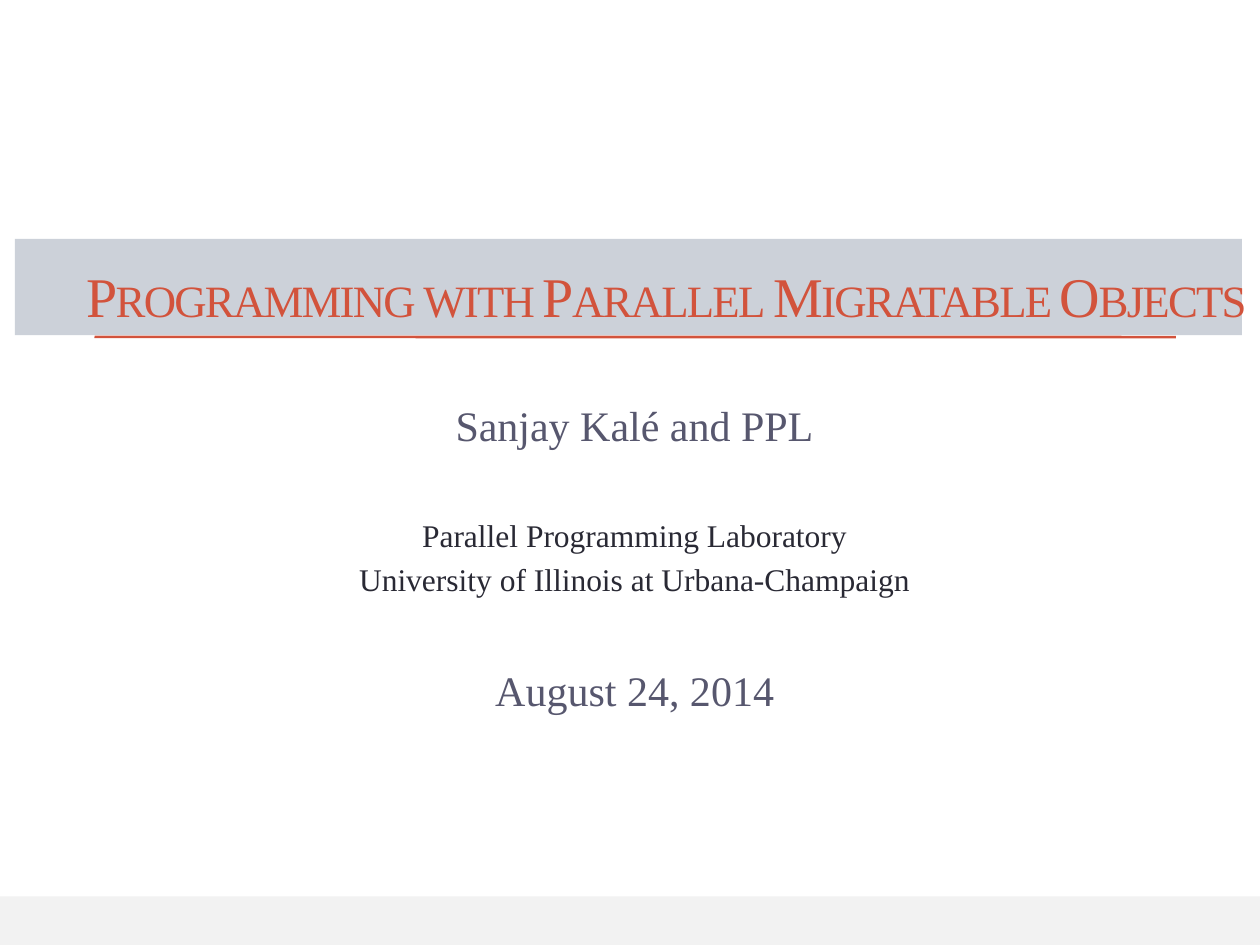
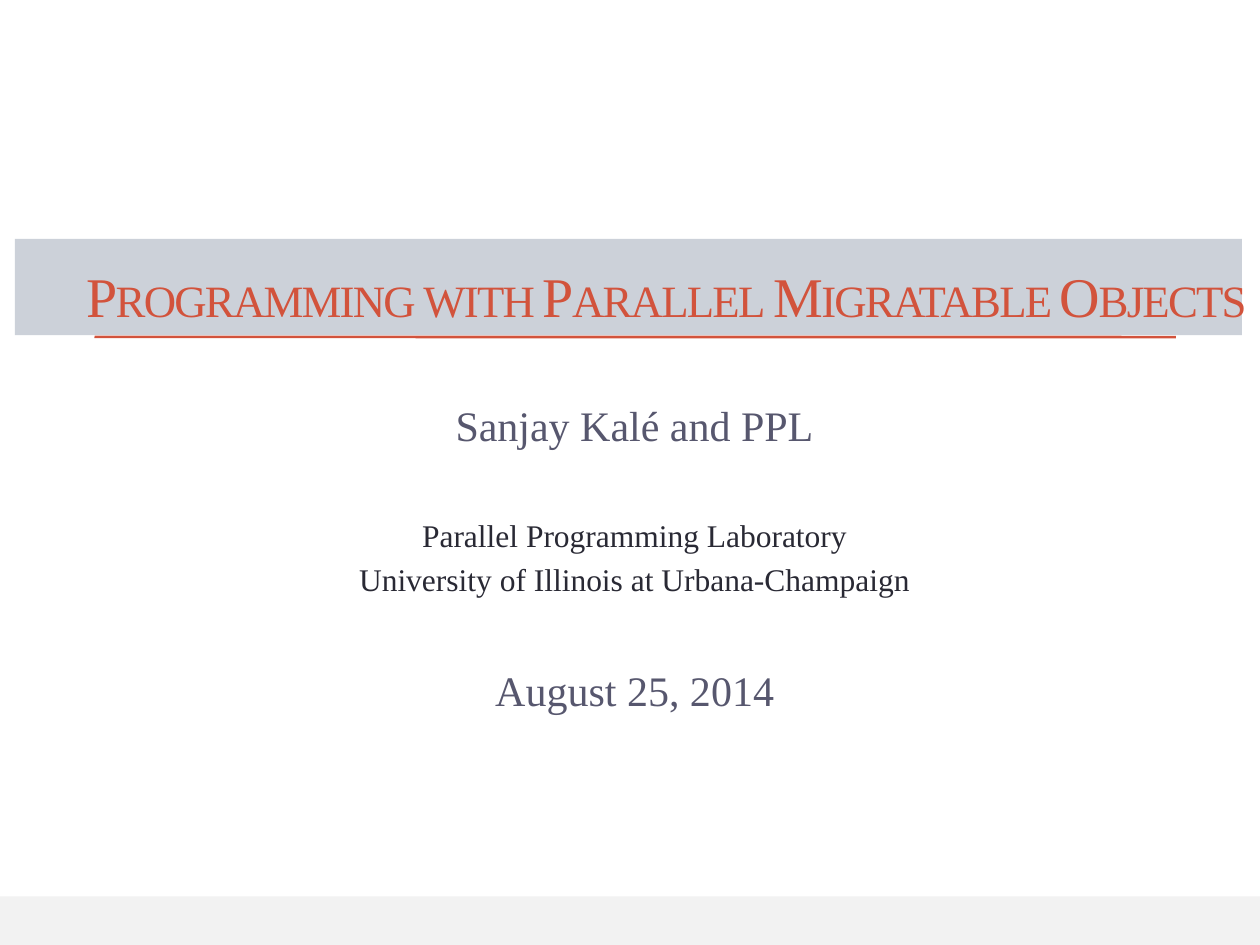
Before and after one commit to UIUC-PPL/charm_tutorial, a slide deck: slide 1 of tutorial.pptx. Drawn at 1260x945 pixels with LibreOffice and Linux fonts; fonts in the diff are those of the drawing. Boxes give left, top, right and bottom in pixels: in the first picture for what was removed or moved away, otherwise in the second. Text is boxed around its words. In the diff, an @@ line names an element or a change of style, - is before the commit and + after.

```diff
--- a/tutorial.pptx
+++ b/tutorial.pptx
@@ text at bbox=[495, 678, 774, 715]: text changed @@
-August 24, 2014
+August 25, 2014
```
Also in this commit, not shown: 1 other slide changed, 5 slides added, 4 slides removed.
